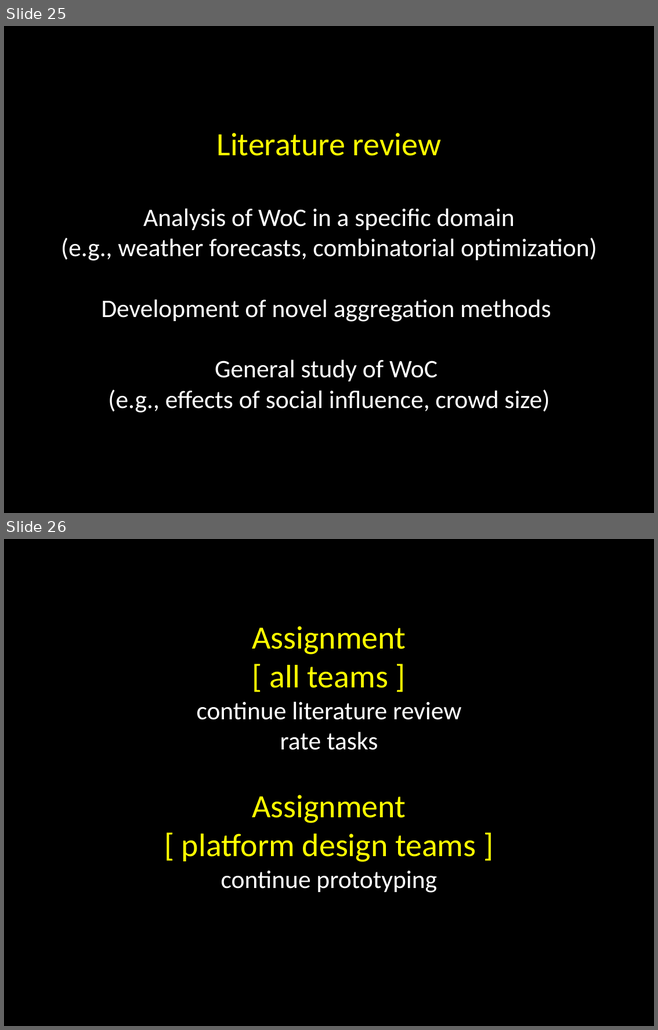
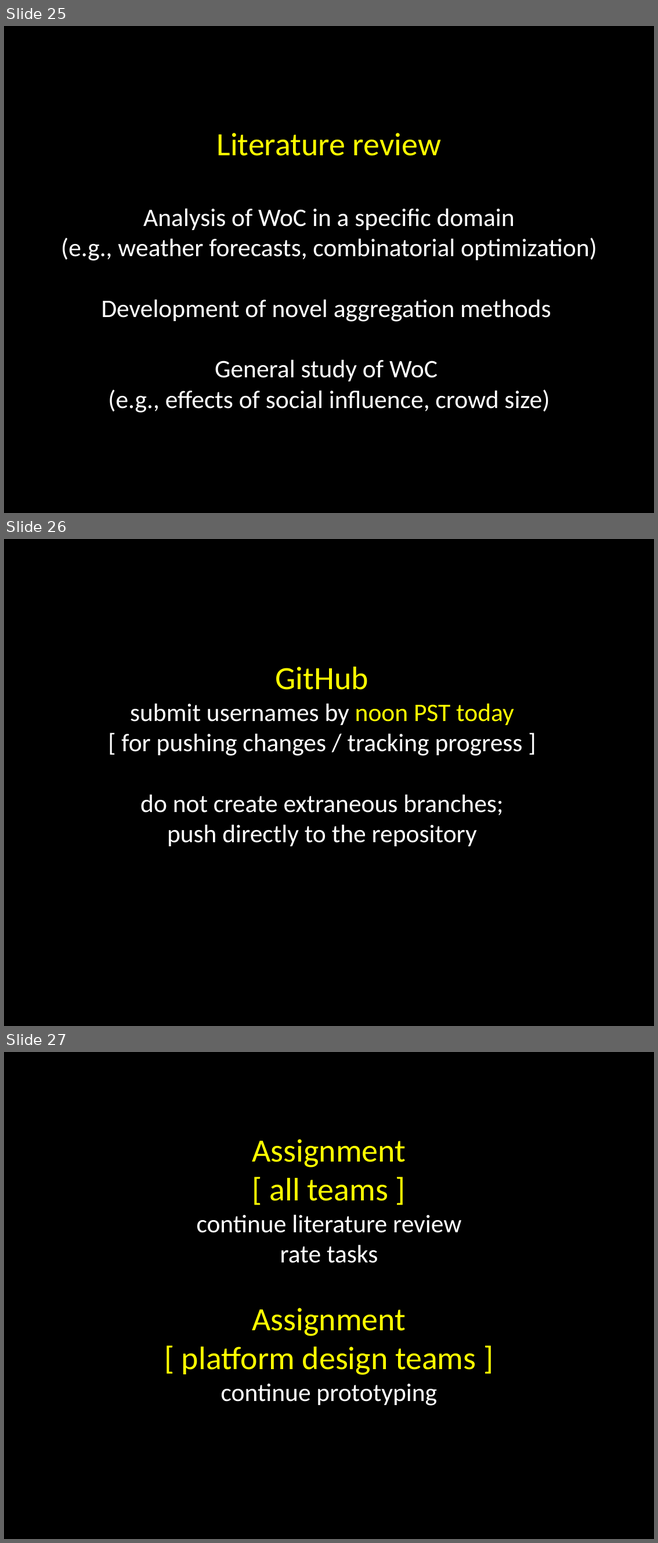
Before and after one commit to yatharthsharma/crowds, a slide deck: slides/lecture_2.pptx. Shown one above the other, each under a label of ours: slides 25 and 26 before the commit, slides 25, 26 and 27 after it. The pictures are 658x1030 and 658x1543 pixels, drawn with LibreOffice and Linux fonts; fonts in the diff are those of the drawing. Boxes give left, top, right and bottom in pixels: in the first picture for what was removed or moved away, otherwise in the second. Text is boxed around its words. In the diff, an @@ line names an element or a change of style, - is before the commit and + after.

```diff
--- a/slides/lecture_2.pptx
+++ b/slides/lecture_2.pptx
@@ slide 26 added at (4,539,654,1026), background #000000 @@
@@ text added at (121,667,523,846), 28 pt, text #FFFFFF @@
+GitHub
+submit usernames by noon PST today
+[ for pushing changes / tracking progress ]
+do not create extraneous branches;
+push directly to the repository
@@ what was slide 26 is now slide 27 @@
```
Also in this commit, not shown: 2 slides changed, 1 other file.
